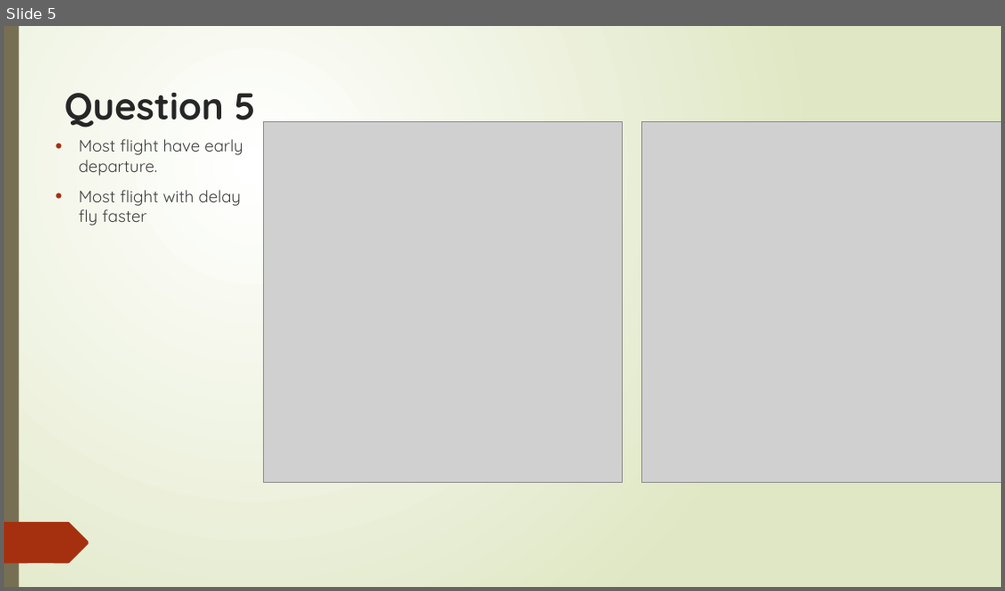
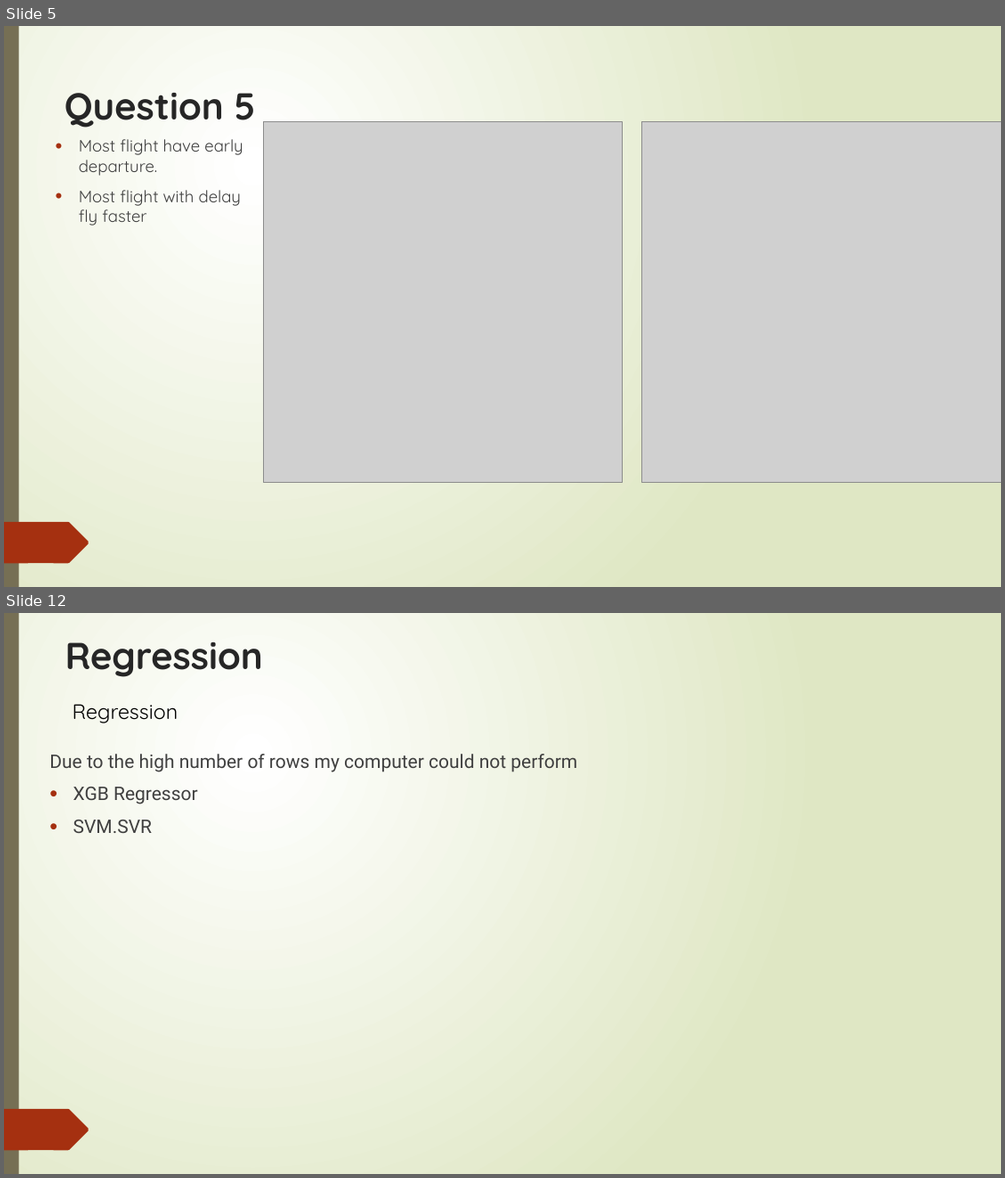
Before and after one commit to rwadisaputro/lhl_midterm_project, a slide deck: Project1-5.pptx. Shown one above the other, each under a label of ours: slide 5 before the commit, slides 5 and 12 after it; the slides between them are not shown. The pictures are 1005x591 and 1005x1178 pixels, drawn with LibreOffice and Linux fonts; fonts in the diff are those of the drawing; grey boxes stand for pictures. Boxes give left, top, right and bottom in pixels: in the first picture for what was removed or moved away, otherwise in the second. Text is boxed around its words. In the diff, an @@ line names an element or a change of style, - is before the commit and + after.

```diff
--- a/Project1-5.pptx
+++ b/Project1-5.pptx
@@ slide 12 added at (4,613,1001,1174), background gradient #FFFFFF to #DFE8C4; not listed: 11 template elements that a slide beside it also shows @@
@@ rectangle added at (4,613,1001,1174), fill gradient #FFFFFF to #DFE8C4 @@
@@ rectangle added at (4,613,19,1174), fill #766F54 @@
@@ text added at (65,642,263,677), 36 pt, text #262626, bold @@
+Regression
@@ freeform shape added at (4,672,134,713), fill #A53010 @@
@@ text added at (73,704,178,723), 20 pt, text #000000 @@
+Regression
@@ text added at (49,754,577,833), 18 pt, text #404040 @@
+Due to the high number of rows my computer could not perform
+• XGB Regressor
+• SVM.SVR
@@ freeform shape added at (4,1109,89,1150), fill #A53010 @@
@@ group added at (4,728,237,1174): 10 freeform shapes @@
@@ group added at (7,613,198,1174): 12 freeform shapes @@
```
Also in this commit, not shown: 1 slide changed, 6 other slides added.
